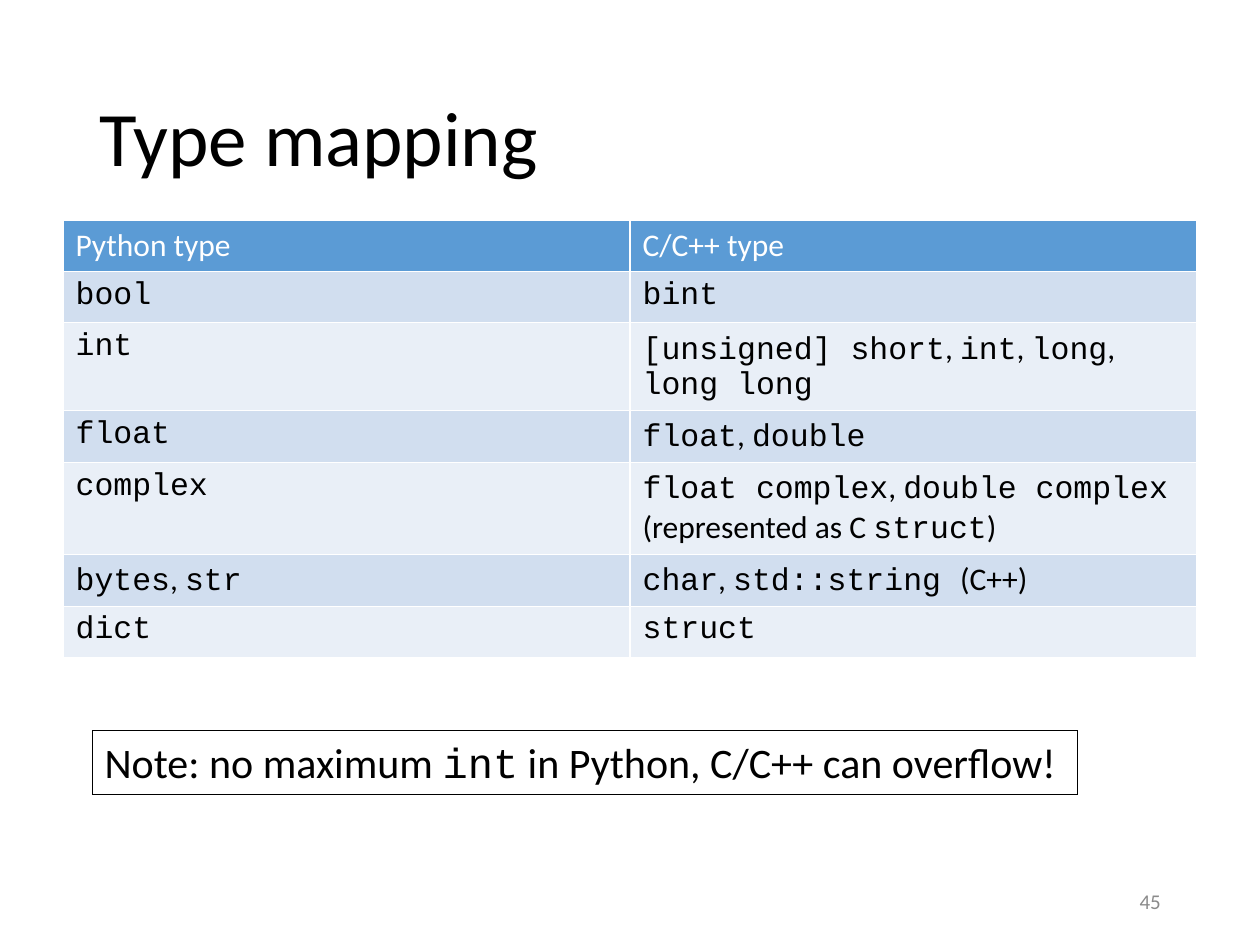
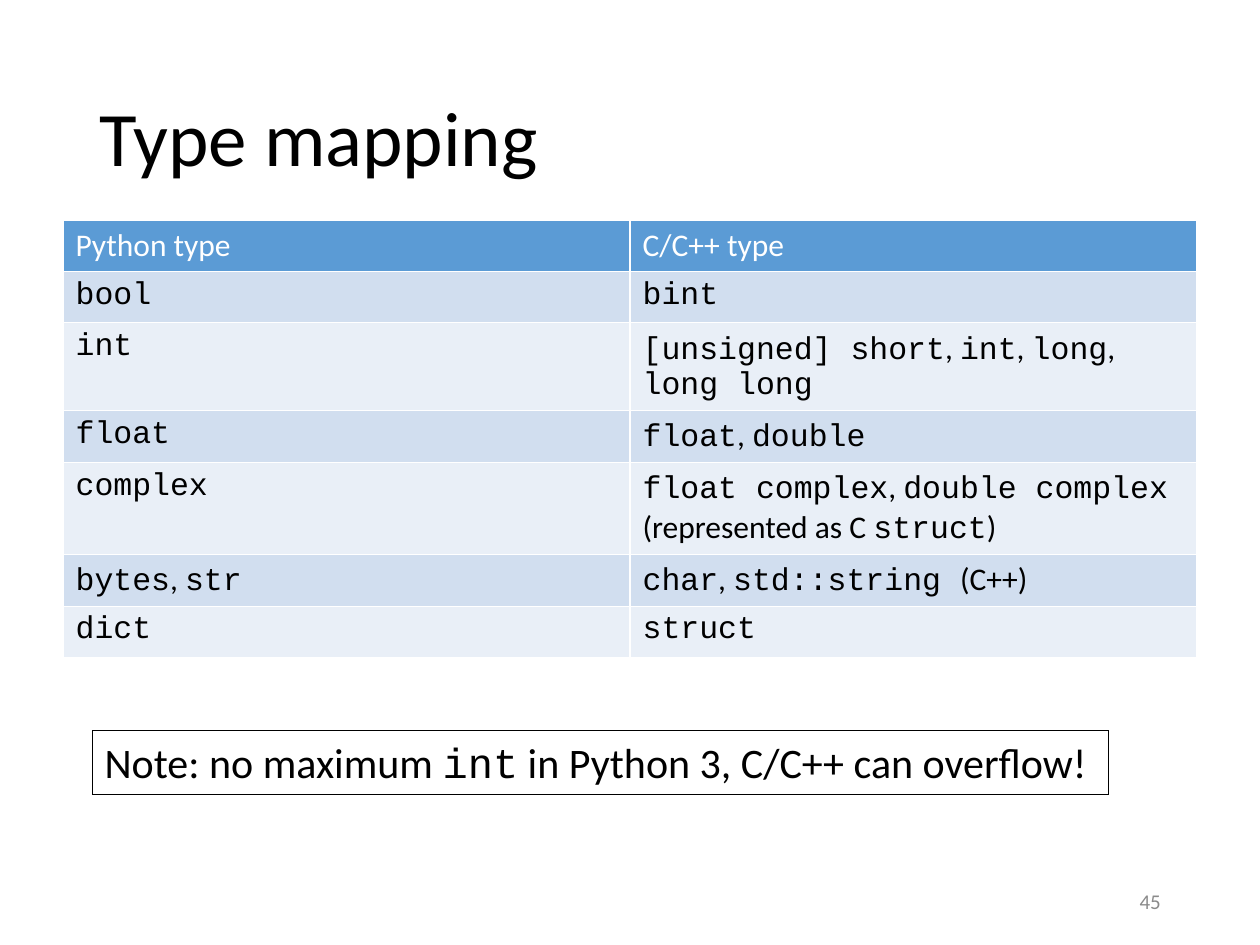
Before and after one commit to gjbex/training-material, a slide deck: slide 45 of Python/python_hpc.pptx. Drawn at 1260x945 pixels with LibreOffice and Linux fonts; fonts in the diff are those of the drawing. Boxes give left, top, right and bottom in pixels: in the first picture for what was removed or moved away, otherwise in the second. Text is boxed around its words. In the diff, an @@ line names an element or a change of style, - is before the commit and + after.

Commit message:
Fix typos

```diff
--- a/Python/python_hpc.pptx
+++ b/Python/python_hpc.pptx
@@ rectangle "Note: no maximum int in ...": place and size @@
-rectangle "Note: no maximum int in ..." at (92,731,1077,794)
+rectangle "Note: no maximum int in ..." at (92,731,1109,794)
@@ text in rectangle at (105,748,1087,785): text changed @@
-Note: no maximum int in Python, C/C++ can overflow!
+Note: no maximum int in Python 3, C/C++ can overflow!
```
Also in this commit, not shown: 3 other slides changed.
